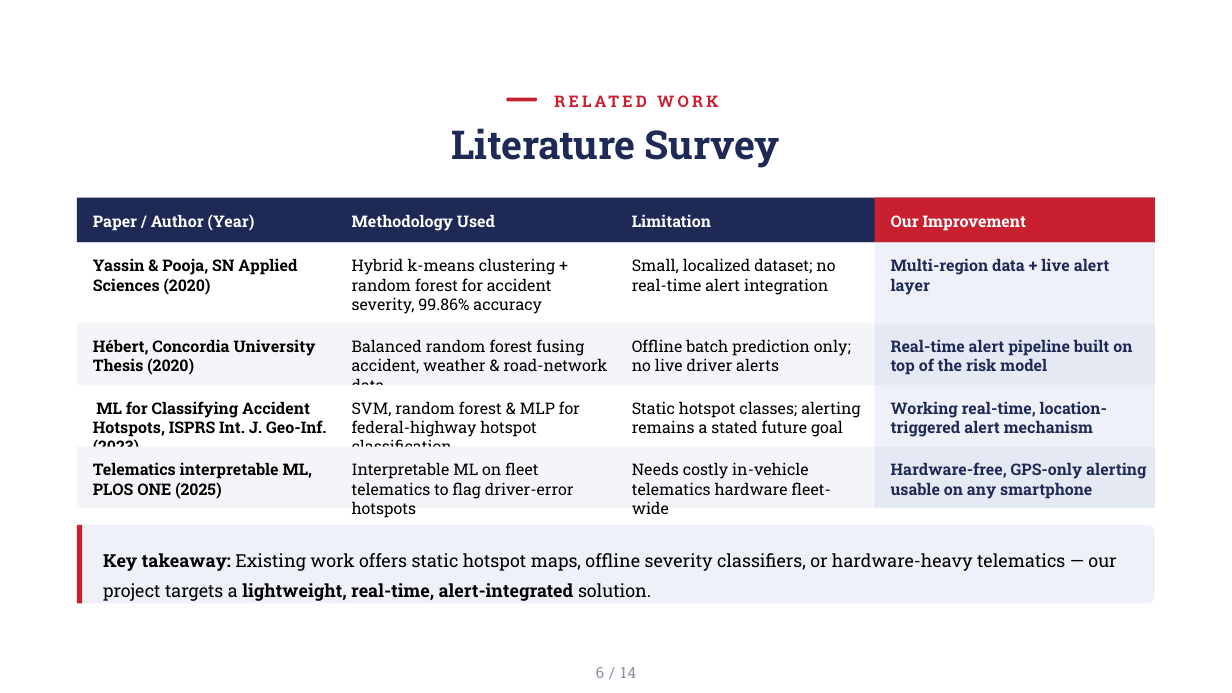
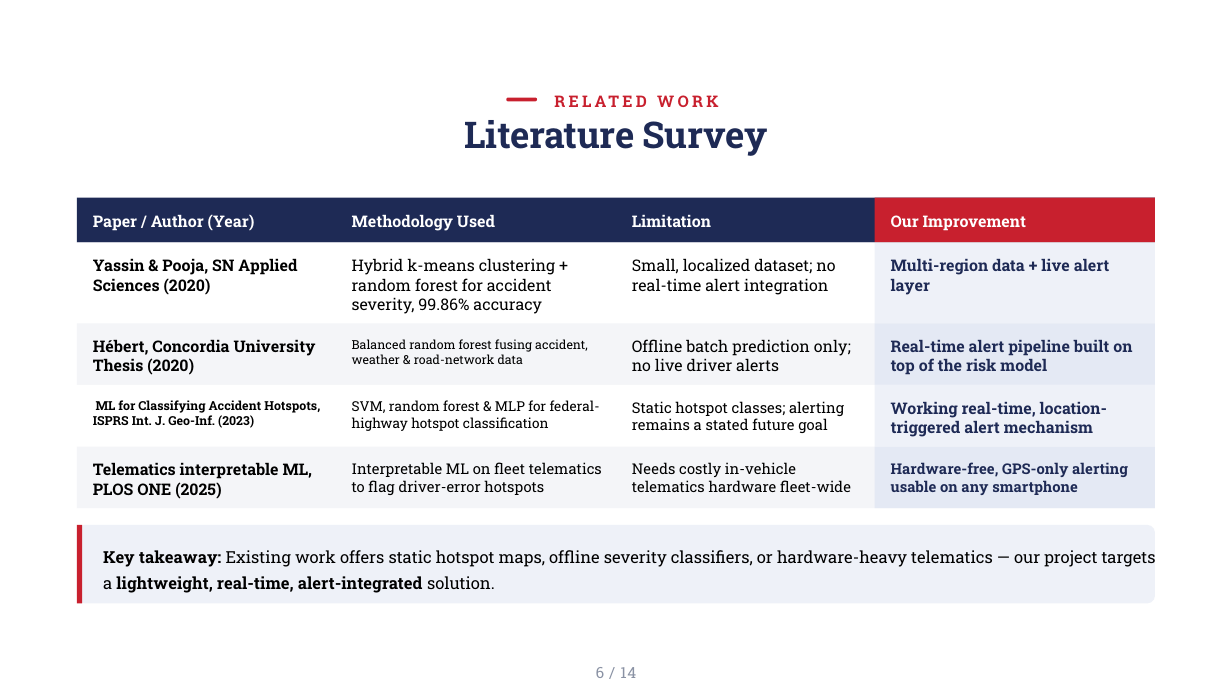
Before and after one commit to Shanmukhcr7/SafeRoute-AI, a slide deck: slide 6 of AI_Road_Accident_RiskZone_Detection_Review1_UPDATED_FIXED.pptx. Drawn at 1232x693 pixels with LibreOffice and Linux fonts; fonts in the diff are those of the drawing; background and template pictures are left out. Boxes give left, top, right and bottom in pixels: in the first picture for what was removed or moved away, otherwise in the second. Text is boxed around its words. In the diff, an @@ line names an element or a change of style, - is before the commit and + after.

```diff
--- a/AI_Road_Accident_RiskZone_Detection_Review1_UPDATED_FIXED.pptx
+++ b/AI_Road_Accident_RiskZone_Detection_Review1_UPDATED_FIXED.pptx
@@ text "Literature Survey" at <box>464,120,768,156</box>: size 46.5 to 43 pt; line spacing 1 to 0.8 @@
@@ text "Balanced random forest fusing accident, ..." at <box>352,339,588,364</box>: size 18.8 to 14.5 pt @@
@@ text "ML for Classifying Accident Hotspots, ..." at <box>93,400,320,428</box>: size 18.8 to 14.5 pt @@
@@ text "SVM, random forest & MLP ..." at <box>352,400,600,431</box>: size 18.8 to 15.9 pt @@
@@ size 18.8 to 17.3 pt in 4 elements at <box>632,401,844,433</box>, <box>352,462,602,495</box>, <box>632,462,851,492</box>, <box>891,462,1128,495</box> @@
@@ text "Key takeaway: Existing work offers ..." at <box>103,550,1156,593</box>: size 21 to 19.4 pt; line spacing 1.4 to 1.3 @@
```
Also in this commit, not shown: 13 other slides changed, 4 other files.
